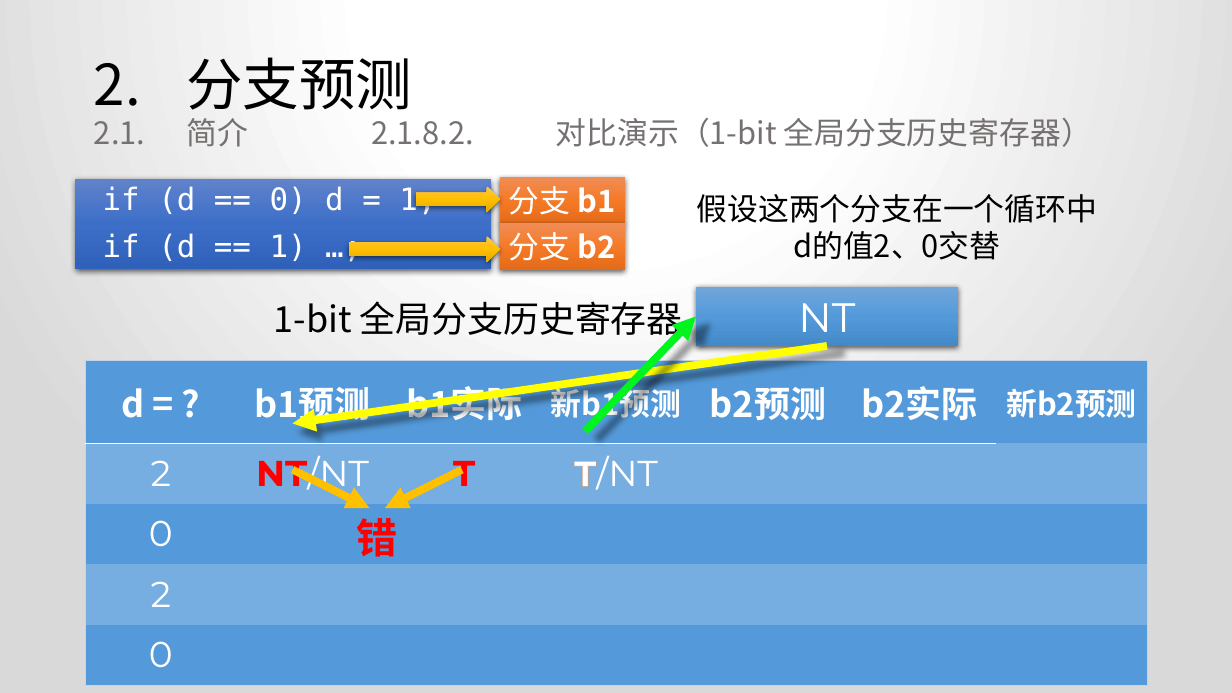
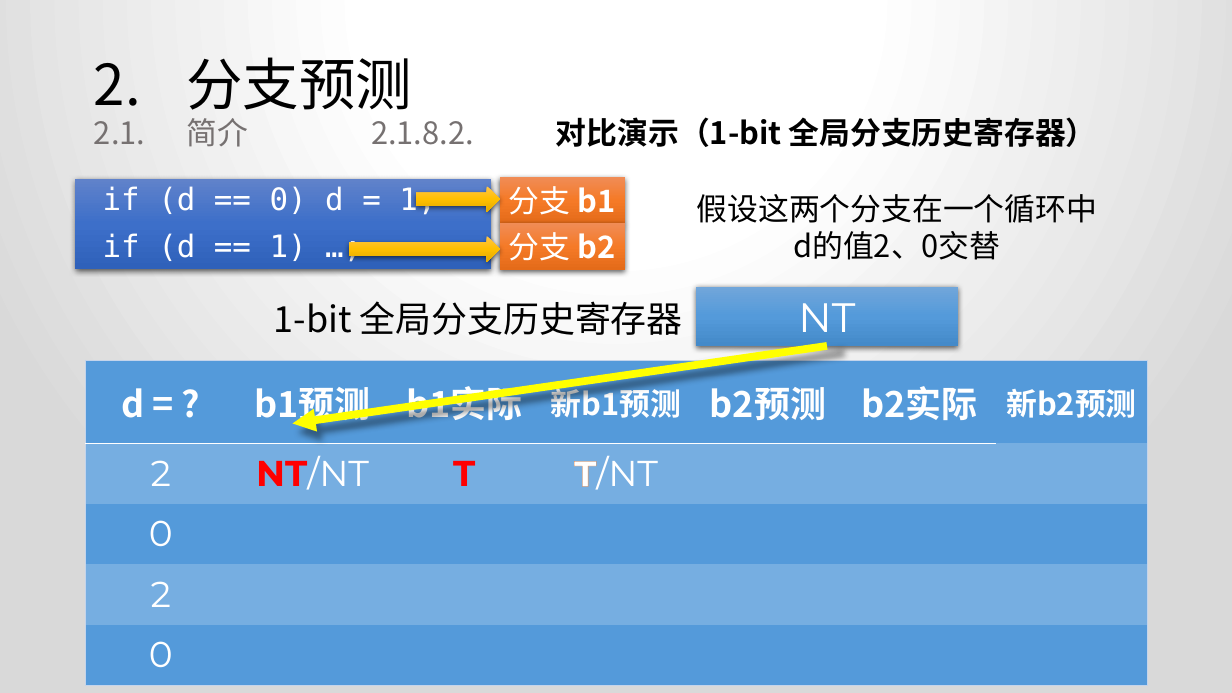
Before and after one commit to xuhongxu96/Computer-Architecture-Thesis, a slide deck: slide 65 of 从AMD Zen看CPU发展趋势.pptx. Drawn at 1232x693 pixels with LibreOffice and Linux fonts; fonts in the diff are those of the drawing. Boxes give left, top, right and bottom in pixels: in the first picture for what was removed or moved away, otherwise in the second. Text is boxed around its words. In the diff, an @@ line names an element or a change of style, - is before the commit and + after.

```diff
--- a/从AMD Zen看CPU发展趋势.pptx
+++ b/从AMD Zen看CPU发展趋势.pptx
@@ title "2. 分支预测 2.1. 简介 2.1.8.2. ..." at [94,57,1097,147]: text colour #767171 to #000000, bold on in "对比演示（1-bit 全局分支历史寄存器）" @@
@@ arrow removed from (585, 432) to (696, 316) @@
@@ arrow removed from (292, 470) to (370, 508) @@
@@ arrow removed from (462, 470) to (384, 508) @@
@@ text removed at [356,518,397,557] @@
-错
```
Also in this commit, not shown: 11 other slides changed, 2 slides added, 1 other file.
